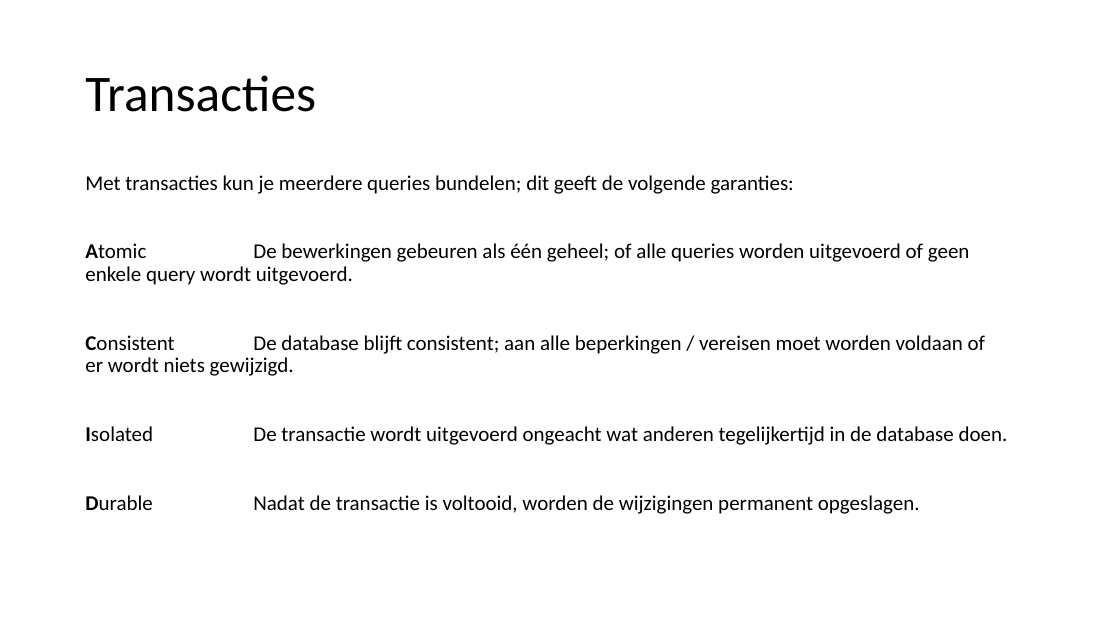
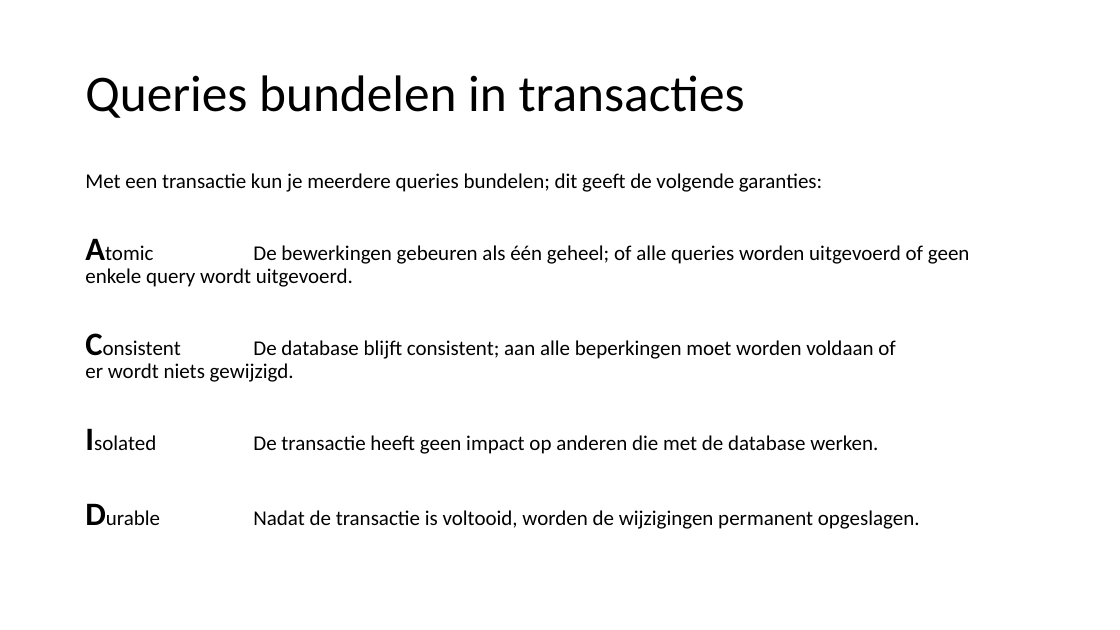
Before and after one commit to LFKoning/knowledge-sharing, a slide deck: slide 21 of sql/terugkom_ochtend/sql_terugkom_ochtend.pptx (slide 15 before the commit). Drawn at 1120x630 pixels with LibreOffice and Linux fonts; fonts in the diff are those of the drawing. Boxes give left, top, right and bottom in pixels: in the first picture for what was removed or moved away, otherwise in the second. Text is boxed around its words. In the diff, an @@ line names an element or a change of style, - is before the commit and + after.

```diff
--- a/sql/terugkom_ochtend/sql_terugkom_ochtend.pptx
+++ b/sql/terugkom_ochtend/sql_terugkom_ochtend.pptx
@@ title at (x1=85, y1=75, x2=745, y2=118): text changed @@
-Transacties
+Queries bundelen in transacties
@@ text at (x1=85, y1=173, x2=822, y2=192): text changed @@
-Met transacties kun je meerdere queries bundelen; dit geeft de volgende garanties:
+Met een transactie kun je meerdere queries bundelen; dit geeft de volgende garanties:
@@ text at (x1=85, y1=245, x2=970, y2=529): size 18 to 28 pt in "Atomic", "Durable"; line spacing 0.9 to 0.8 @@
@@ text at (x1=85, y1=340, x2=895, y2=454): text changed @@
-Consistent De database blijft consistent; aan alle beperkingen / vereisen moet worden voldaan of er wordt niets gewijzigd.
-Isolated De transactie wordt uitgevoerd ongeacht wat anderen tegelijkertijd in de database doen.
+Consistent De database blijft consistent; aan alle beperkingen moet worden voldaan of er wordt niets gewijzigd.
+Isolated De transactie heeft geen impact op anderen die met de database werken.
```
Also in this commit, not shown: 9 other slides changed, 18 slides added, 9 slides removed, 9 other files.
